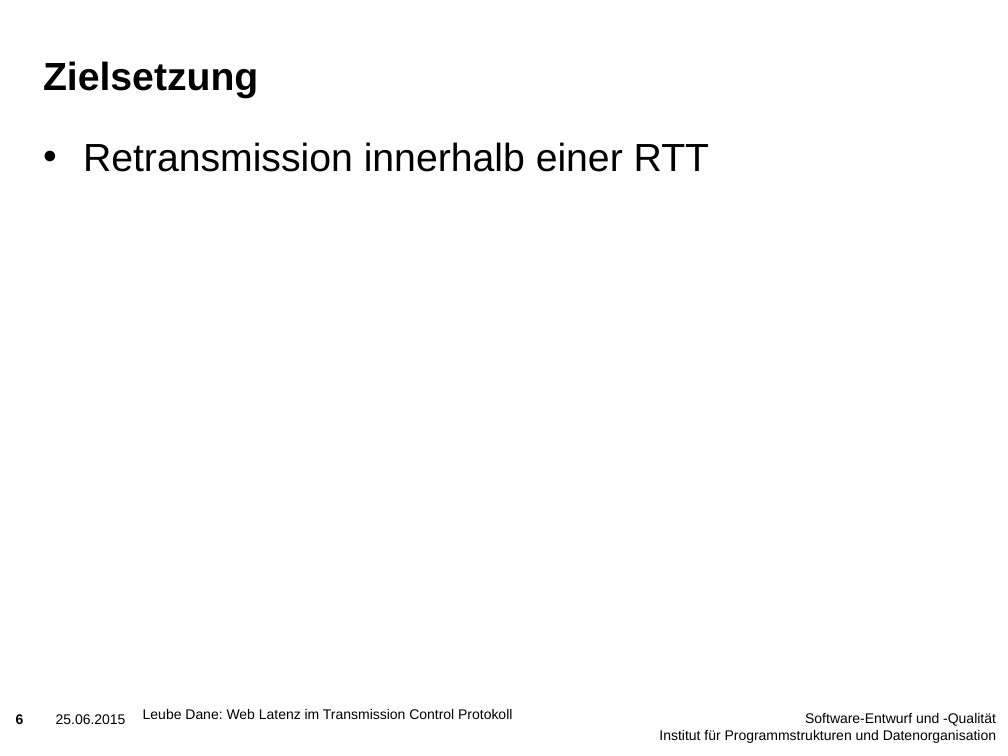
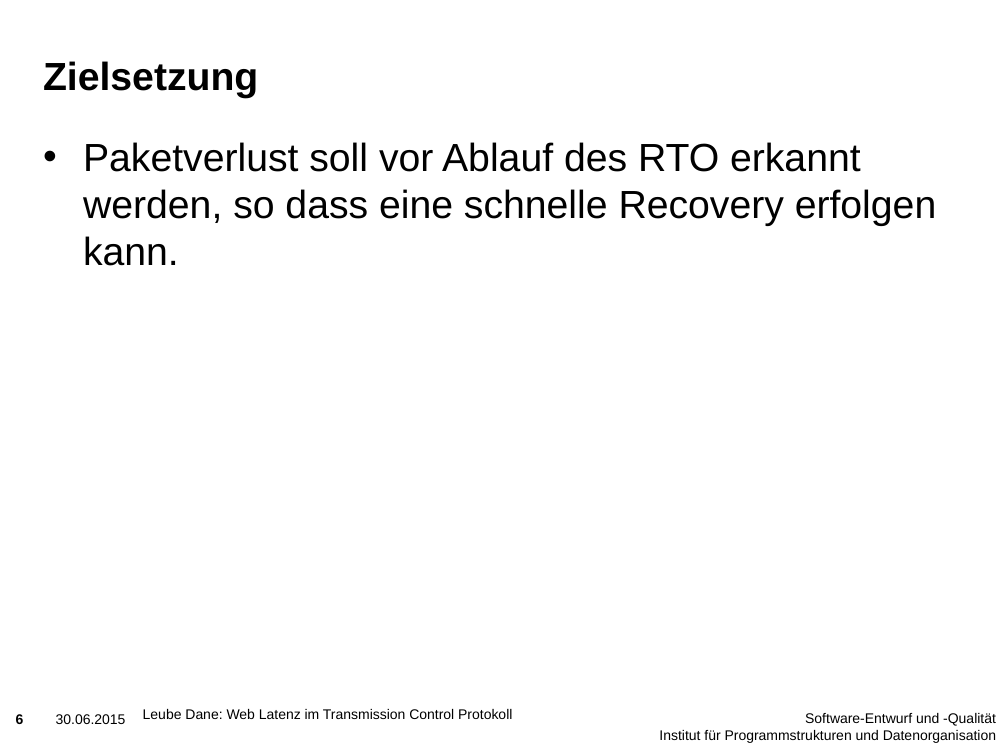
Before and after one commit to holzleube/hotTopics, a slide deck: slide 6 of Vortrag/Vortrag.pptx. Drawn at 1008x756 pixels with LibreOffice and Linux fonts; fonts in the diff are those of the drawing; background and template pictures are left out. Boxes give left, top, right and bottom in pixels: in the first picture for what was removed or moved away, otherwise in the second. Text is boxed around its words. In the diff, an @@ line names an element or a change of style, - is before the commit and + after.

```diff
--- a/Vortrag/Vortrag.pptx
+++ b/Vortrag/Vortrag.pptx
@@ text at box(83, 142, 937, 266): text changed @@
-• Retransmission innerhalb einer RTT
+• Paketverlust soll vor Ablauf des RTO erkannt werden, so dass eine schnelle Recovery erfolgen kann.
@@ text at box(56, 714, 126, 724): text changed @@
-25.06.2015
+30.06.2015
```
Also in this commit, not shown: 11 other slides changed.
